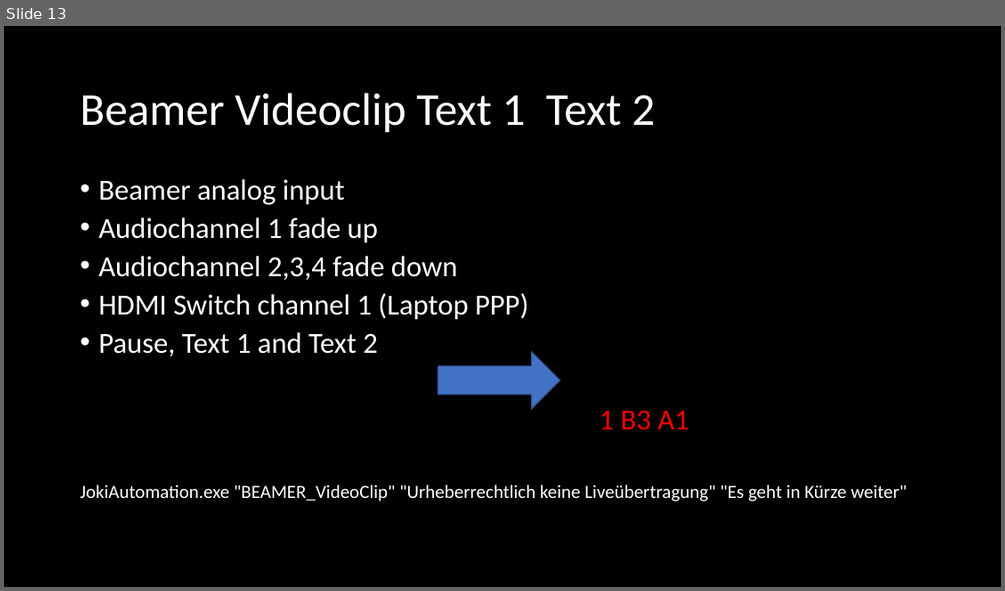
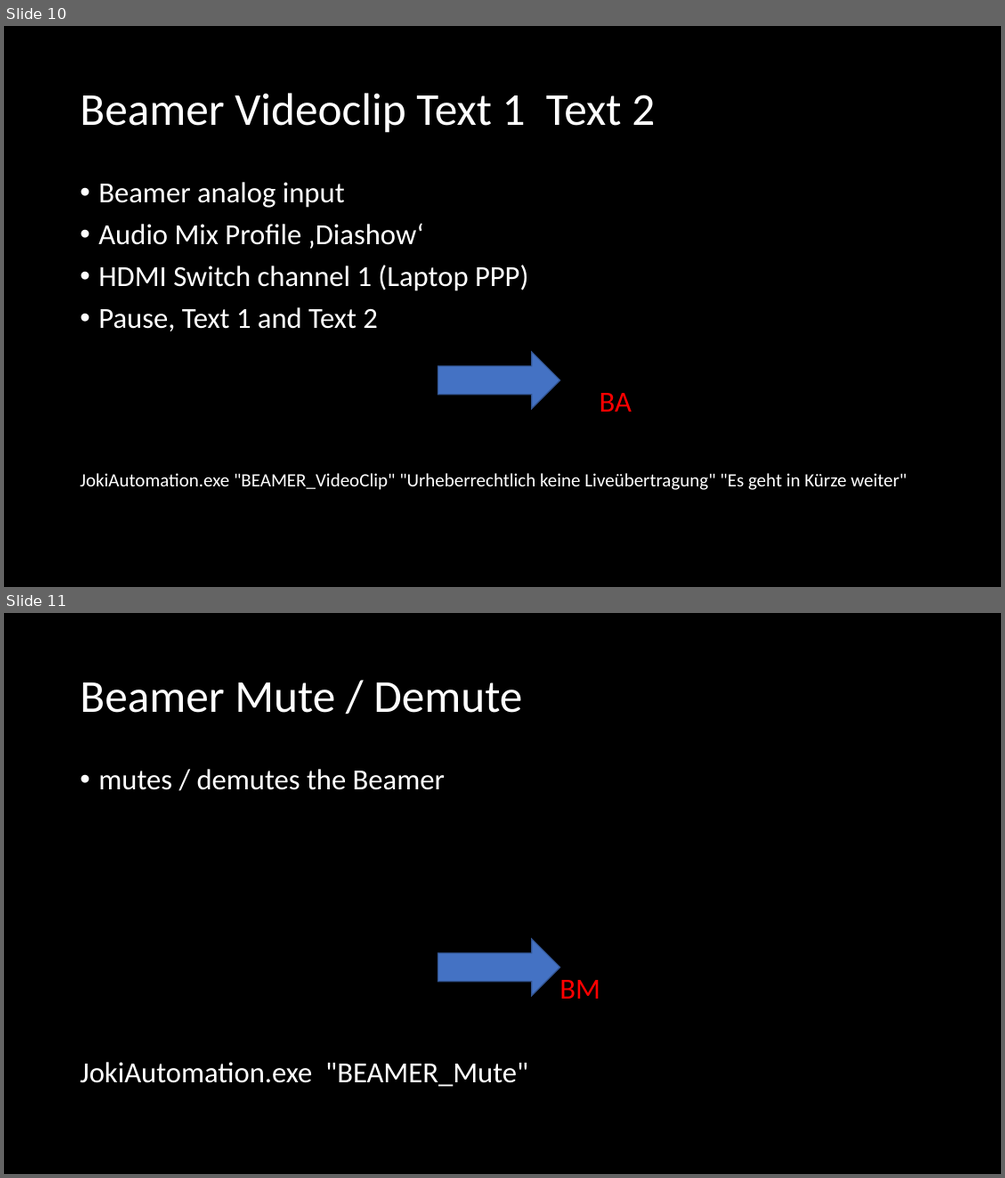
Before and after one commit to Geierwally-xD/JokiAutomation, a slide deck: docu/JoKiAutomationTemplate.pptx. Shown one above the other, each under a label of ours: slide 13 before the commit, slides 10 and 11 after it. The pictures are 1005x591 and 1005x1178 pixels, drawn with LibreOffice and Linux fonts; fonts in the diff are those of the drawing. Boxes give left, top, right and bottom in pixels: in the first picture for what was removed or moved away, otherwise in the second. Text is boxed around its words. In the diff, an @@ line names an element or a change of style, - is before the commit and + after.

Commit message:
Version V1001 overworked audio control, backup recorder included

```diff
--- a/docu/JoKiAutomationTemplate.pptx
+++ b/docu/JoKiAutomationTemplate.pptx
@@ slide 11 added at box(4, 613, 1001, 1174), background #000000 @@
@@ title added at box(80, 682, 522, 713), 44 pt, text #FFFFFF @@
+Beamer Mute / Demute
@@ text added at box(80, 769, 600, 1086), 28 pt, text #FFFFFF @@
+• mutes / demutes the Beamer
+BM
+JokiAutomation.exe "BEAMER_Mute"
@@ right arrow added at box(437, 939, 559, 996), fill #4472C4, outline #325491 1 pt @@
@@ what was slide 13 is now slide 10 @@
@@ slide 10 changed as well @@
@@ text at box(80, 182, 906, 490): line spacing 0.8 to 0.9 @@
@@ text at box(98, 223, 424, 248): text changed @@
-• Audiochannel 1 fade up
-• Audiochannel 2,3,4 fade down
+• Audio Mix Profile ‚Diashow‘
@@ text at box(599, 393, 631, 411): text changed @@
-1 B3 A1
+BA
```
Also in this commit, not shown: 10 other slides changed, 3 slides removed, 10 other files.
